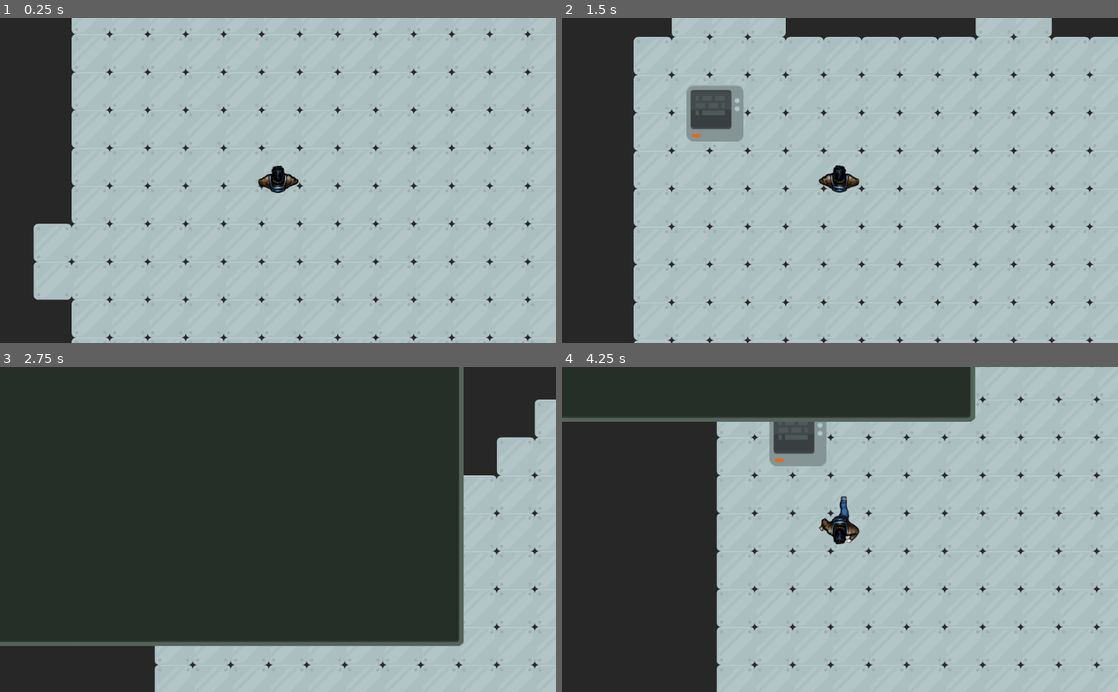
Above: before the commit, frames 1-4 (two rows, left to right).
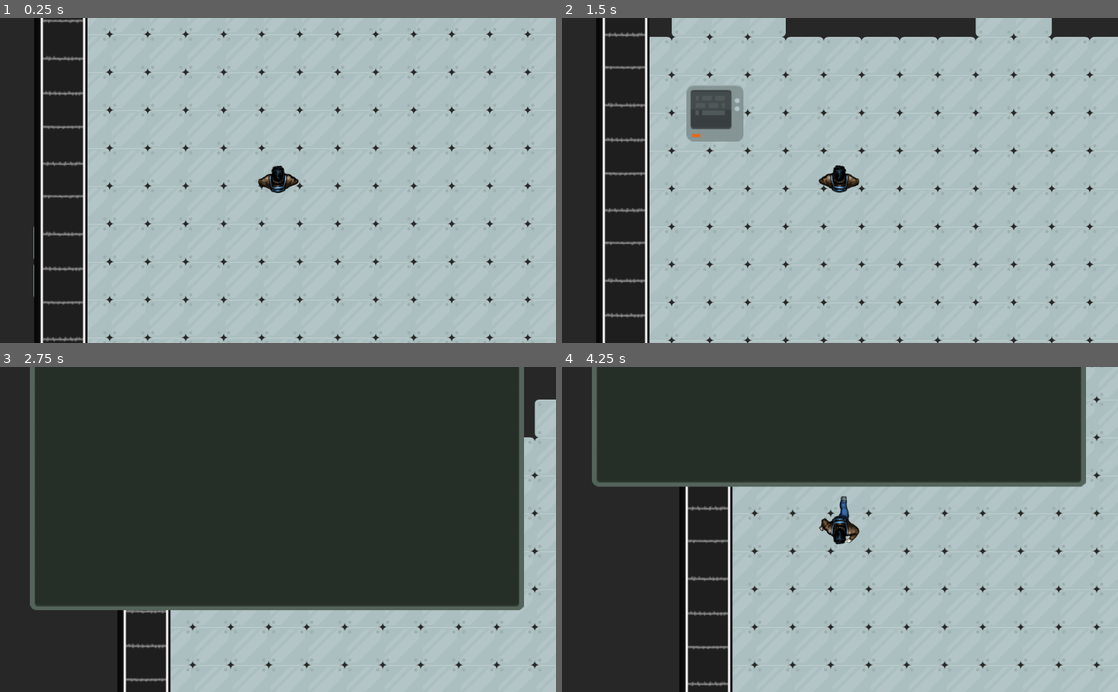
Above: after the commit, the same moments.

Repository: cznrhubarb/loveinthetimeofcapitalism
Game: Godot game, scene res://scn/DistributionCenter.tscn
Same seed, same stepped clock (60 frames per second), same inputs: the game is played once before the commit and once after it.
Inputs:
- Up to frame 1 (0.25 s): no input
- Up to frame 2 (1.5 s): hold W (move_up) from 0.53 s (still down)
- Up to frame 3 (2.75 s): release W (move_up) at 2.03 s; hold A (move_left) from 2.03 s (still down)
- Up to frame 4 (4.25 s): release A (move_left) at 3.53 s; hold S (move_down) from 3.53 s (still down)

The runs differ from the first frame. In frame 1, 5.8% of the frame differs, in the area x 6-16%, y 0-100%; in frame 2, 4.5%; in frame 3, 15%; in frame 4, 21%, in the area x 0-95%, y 0-100%.

Commit message:
First pass conveyor belt. It's rough

Diff:
--- a/project.godot
+++ b/project.godot
@@ -15,7 +15,7 @@
 
 [application]
 
-config/name="Life in the Time of Capitalism"
+config/name="Love in the Time of Capitalism"
 run/main_scene="res://scn/DistributionCenter.tscn"
 config/icon="res://icon.png"
 
--- /dev/null
+++ b/scn/ConveyorBelt.gd
@@ -0,0 +1,17 @@
+extends Node2D
+
+var speed = 100
+var belts = []
+
+# Called when the node enters the scene tree for the first time.
+func _ready():
+	belts.append(get_node("BeltOne"))
+	belts.append(get_node("BeltTwo"))
+	belts.append(get_node("BeltThree"))
+	belts.append(get_node("BeltFour"))
+
+func _process(delta):
+	for belt in belts:
+		belt.position.y += speed * delta
+		if belt.position.y > 1296:
+			belt.position.y -= 1296
--- /dev/null
+++ b/scn/ConveyorBelt.tscn
@@ -0,0 +1,35 @@
+[gd_scene load_steps=4 format=2]
+
+[ext_resource path="res://scn/ConveyorBelt.gd" type="Script" id=1]
+[ext_resource path="res://img/conveyor.png" type="Texture" id=2]
+
+[sub_resource type="RectangleShape2D" id=1]
+extents = Vector2( 50, 650 )
+
+[node name="ConveyorBelt" type="Node2D"]
+script = ExtResource( 1 )
+
+[node name="BeltOne" type="Sprite" parent="."]
+scale = Vector2( 2, 2 )
+texture = ExtResource( 2 )
+
+[node name="BeltTwo" type="Sprite" parent="."]
+position = Vector2( 0, 324 )
+scale = Vector2( 2, 2 )
+texture = ExtResource( 2 )
+
+[node name="BeltThree" type="Sprite" parent="."]
+position = Vector2( 0, 648 )
+scale = Vector2( 2, 2 )
+texture = ExtResource( 2 )
+
+[node name="BeltFour" type="Sprite" parent="."]
+position = Vector2( 0, 972 )
+scale = Vector2( 2, 2 )
+texture = ExtResource( 2 )
+
+[node name="StaticBody2D" type="StaticBody2D" parent="."]
+
+[node name="CollisionShape2D" type="CollisionShape2D" parent="StaticBody2D"]
+position = Vector2( 0, 486 )
+shape = SubResource( 1 )
--- a/scn/DistributionCenter.tscn
+++ b/scn/DistributionCenter.tscn
@@ -1,16 +1,17 @@
-[gd_scene load_steps=13 format=2]
+[gd_scene load_steps=14 format=2]
 
 [ext_resource path="res://img/metalRounded.png" type="Texture" id=1]
 [ext_resource path="res://scn/OrderTerminal.tscn" type="PackedScene" id=2]
-[ext_resource path="res://scn/Shelf.tscn" type="PackedScene" id=3]
-[ext_resource path="res://scn/Worker.tscn" type="PackedScene" id=4]
-[ext_resource path="res://img/terminal_large.png" type="Texture" id=5]
-[ext_resource path="res://src/Slidedown Menu.gd" type="Script" id=6]
-[ext_resource path="res://aud/new_order_in.ogg" type="AudioStream" id=7]
-[ext_resource path="res://img/large_bin.png" type="Texture" id=8]
-[ext_resource path="res://scn/BinContentsMenu.gd" type="Script" id=9]
-[ext_resource path="res://scn/Inventory.tscn" type="PackedScene" id=10]
-[ext_resource path="res://src/ItemPlacer.gd" type="Script" id=11]
+[ext_resource path="res://scn/ConveyorBelt.tscn" type="PackedScene" id=3]
+[ext_resource path="res://scn/Shelf.tscn" type="PackedScene" id=4]
+[ext_resource path="res://scn/Worker.tscn" type="PackedScene" id=5]
+[ext_resource path="res://img/terminal_large.png" type="Texture" id=6]
+[ext_resource path="res://src/Slidedown Menu.gd" type="Script" id=7]
+[ext_resource path="res://aud/new_order_in.ogg" type="AudioStream" id=8]
+[ext_resource path="res://img/large_bin.png" type="Texture" id=9]
+[ext_resource path="res://scn/BinContentsMenu.gd" type="Script" id=10]
+[ext_resource path="res://scn/Inventory.tscn" type="PackedScene" id=11]
+[ext_resource path="res://src/ItemPlacer.gd" type="Script" id=12]
 
 [sub_resource type="TileSet" id=1]
 0/name = "metalRounded.png 0"
@@ -35,43 +36,47 @@
 [node name="OrderTerminal" parent="." instance=ExtResource( 2 )]
 position = Vector2( 10, -70 )
 
-[node name="Shelf" parent="." instance=ExtResource( 3 )]
+[node name="ConveyorBelt" parent="." instance=ExtResource( 3 )]
+position = Vector2( -160, -250 )
+
+[node name="Shelf" parent="." instance=ExtResource( 4 )]
 position = Vector2( 1133.67, 50 )
 
-[node name="Shelf2" parent="." instance=ExtResource( 3 )]
+[node name="Shelf2" parent="." instance=ExtResource( 4 )]
 position = Vector2( 1133.67, 300 )
 
-[node name="Shelf3" parent="." instance=ExtResource( 3 )]
+[node name="Shelf3" parent="." instance=ExtResource( 4 )]
 position = Vector2( 1133.67, 600 )
 
-[node name="Shelf4" parent="." instance=ExtResource( 3 )]
+[node name="Shelf4" parent="." instance=ExtResource( 4 )]
 position = Vector2( 1133.67, 900 )
 
-[node name="Shelf5" parent="." instance=ExtResource( 3 )]
+[node name="Shelf5" parent="." instance=ExtResource( 4 )]
 position = Vector2( 1133.67, 1200 )
 
-[node name="Shelf6" parent="." instance=ExtResource( 3 )]
+[node name="Shelf6" parent="." instance=ExtResource( 4 )]
 position = Vector2( 1133.67, 1500 )
 
-[node name="Worker" parent="." instance=ExtResource( 4 )]
+[node name="Worker" parent="." instance=ExtResource( 5 )]
 position = Vector2( 240, 340 )
 
 [node name="CanvasLayer" type="CanvasLayer" parent="."]
+editor/display_folded = true
 scale = Vector2( 0.25, 0.25 )
 transform = Transform2D( 0.25, 0, 0, 0.25, 0, 0 )
 
 [node name="Slidedown Menu" type="Sprite" parent="CanvasLayer"]
 position = Vector2( 2040, -1240 )
 scale = Vector2( 7.28, 6 )
-texture = ExtResource( 5 )
-script = ExtResource( 6 )
+texture = ExtResource( 6 )
+script = ExtResource( 7 )
 
 [node name="Timer" type="Timer" parent="CanvasLayer/Slidedown Menu"]
 wait_time = 4.0
 autostart = true
 
 [node name="OrderUpSound" type="AudioStreamPlayer" parent="CanvasLayer/Slidedown Menu"]
-stream = ExtResource( 7 )
+stream = ExtResource( 8 )
 volume_db = -22.63
 
 [node name="HUDTween" type="Tween" parent="CanvasLayer"]
--- a/scn/src/Bin.gd
+++ b/scn/src/Bin.gd
@@ -32,13 +32,13 @@
 	# Ignore the Wall's collision
 	if body == get_parent().get_node("Wall/StaticBody2D"):
 		return
-	tween.interpolate_property(menu, "position", position, on_screen_pos, .5, Tween.TRANS_QUAD, Tween.EASE_OUT)
+	tween.interpolate_property(menu, "position", off_screen_pos, on_screen_pos, .5, Tween.TRANS_QUAD, Tween.EASE_OUT)
 	tween.start()
 	# TODO call the menu's icon fill function
 	menu.fill_with_icon(item_type)
 	get_node("OutSound").play()
 
 func _on_Area2D_body_exited(body):
-	tween.interpolate_property(menu, "position", position, off_screen_pos, .5, Tween.TRANS_QUAD, Tween.EASE_OUT)
+	tween.interpolate_property(menu, "position", on_screen_pos, off_screen_pos, .5, Tween.TRANS_QUAD, Tween.EASE_OUT)
 	tween.start()
 	get_node("InSound").play()
--- a/src/OrderTerminal.gd
+++ b/src/OrderTerminal.gd
@@ -20,10 +20,10 @@
 
 	if body == get_node("StaticBody2D"):
 		return
-	tween.interpolate_property(menu, "position", position, on_screen_pos, .5, Tween.TRANS_QUAD, Tween.EASE_OUT)
+	tween.interpolate_property(menu, "position", off_screen_pos, on_screen_pos, .5, Tween.TRANS_QUAD, Tween.EASE_OUT)
 	tween.start()
 
 func _on_Area2D_body_exited(body):
 	print("exit")
-	tween.interpolate_property(menu, "position", position, off_screen_pos, .5, Tween.TRANS_QUAD, Tween.EASE_OUT)
+	tween.interpolate_property(menu, "position", on_screen_pos, off_screen_pos, .5, Tween.TRANS_QUAD, Tween.EASE_OUT)
 	tween.start()
Binary file added: img/conveyor.png
Not shown, added: img/conveyor.png.import
Not shown: 1 places in scn/DistributionCenter.tscn that only renumber resources
